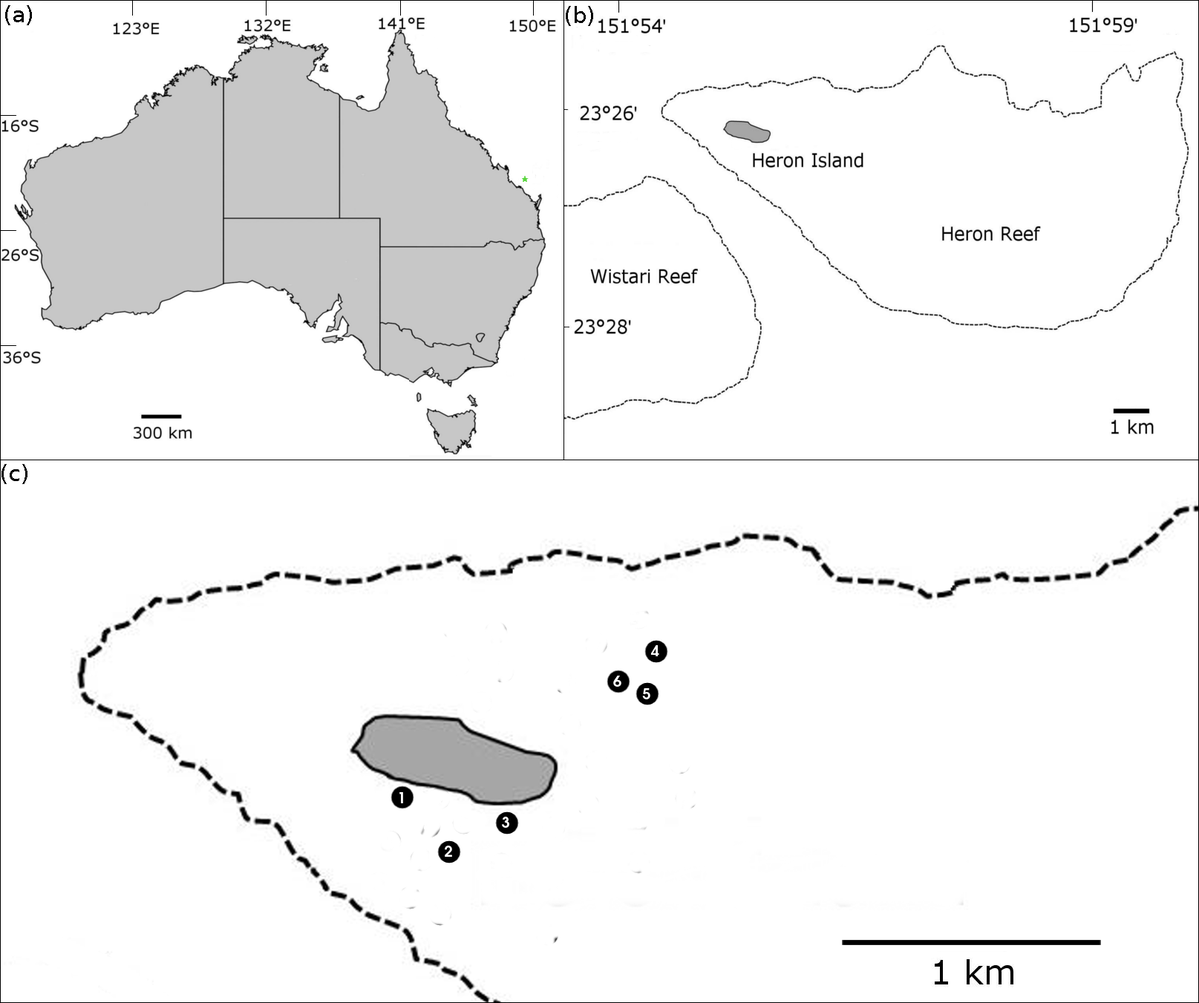
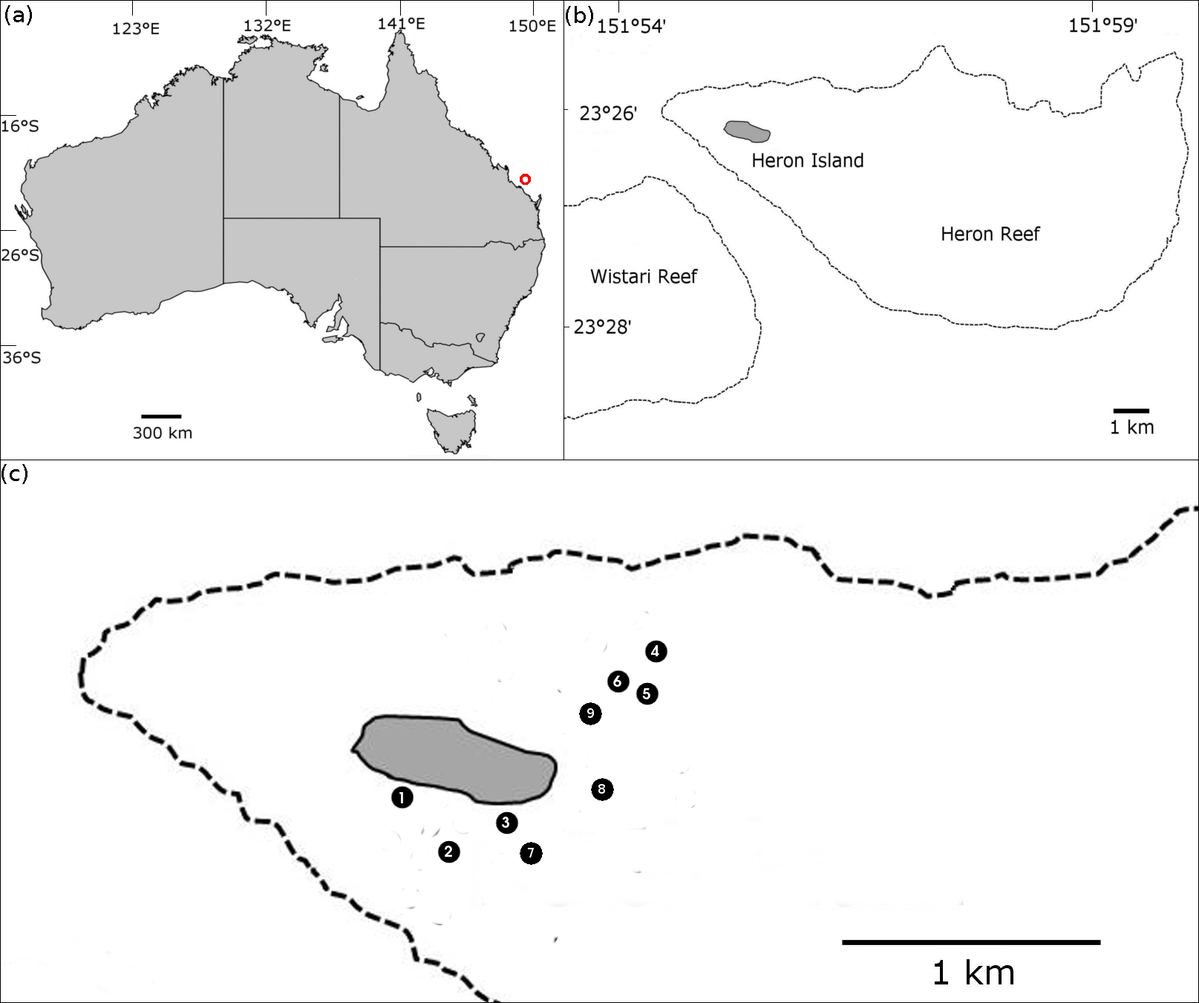
Revision of a layered 1199x1003 image; what changed, layer by layer:
added layer "9" above "8" over [587, 708, 595, 719]
added layer "8" above "7" over [598, 784, 606, 794]
added layer "7" above "6" over [528, 848, 534, 858]
painted on "Fig1.tiff" over [519, 173, 615, 866]
